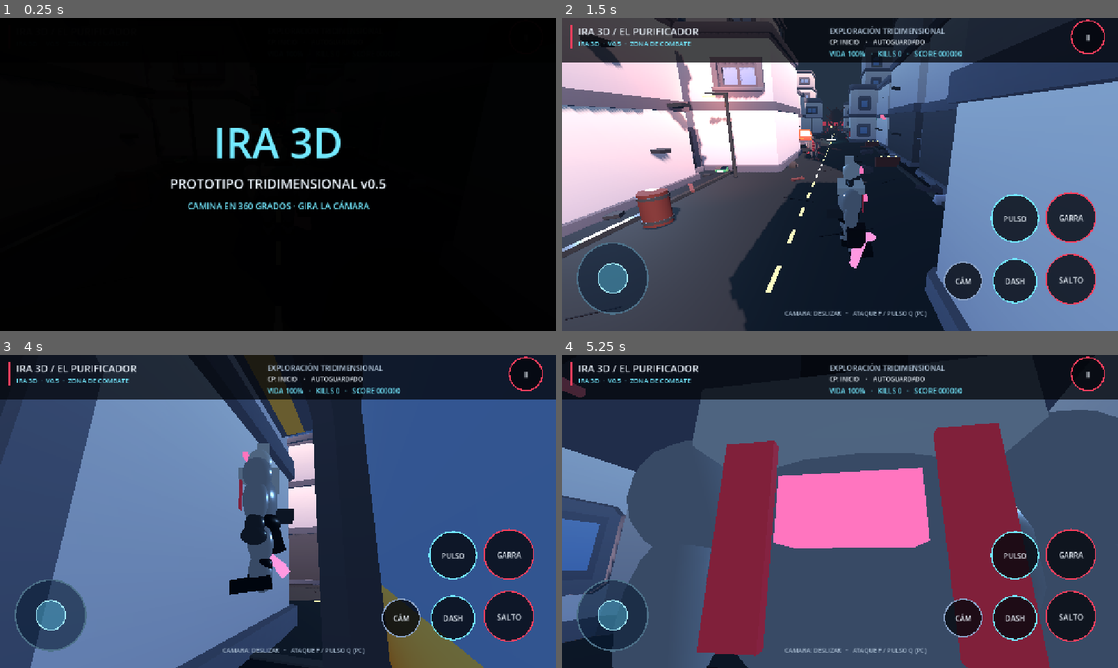
Above: before the commit, frames 1-4 (two rows, left to right).
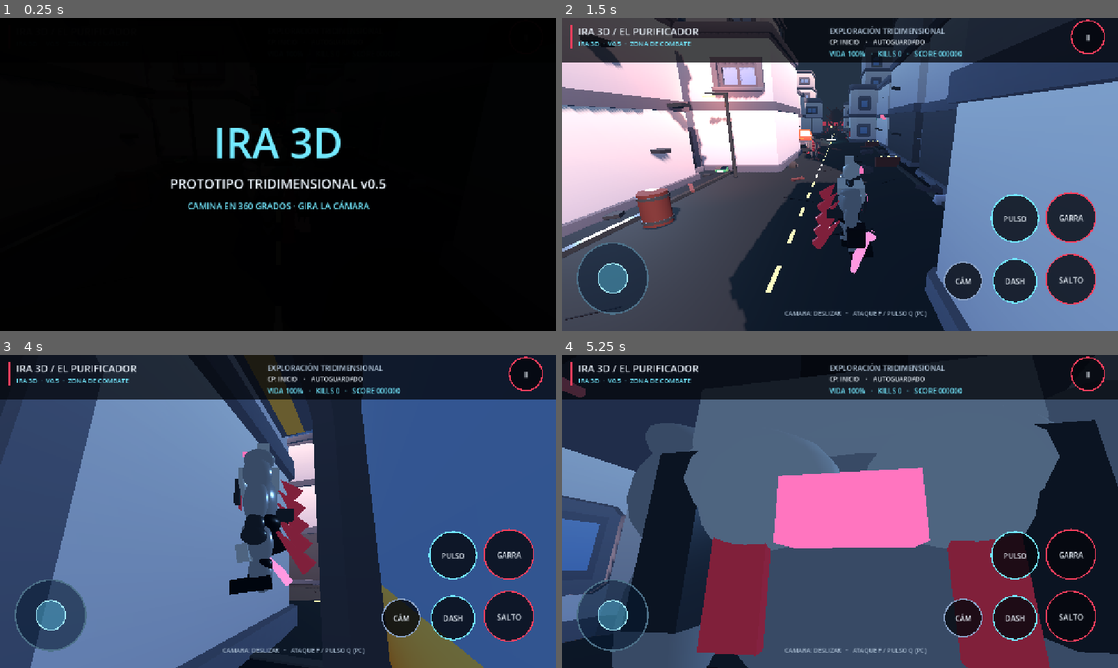
Above: after the commit, the same moments.

Repository: lsnoglos/Ira
Game: Godot game, scene res://scenes/main.tscn
The game is run twice, just before and just after one commit, with the same random seed, the same clock (stepped at 60 frames per second) and the same inputs.
Inputs (mouse positions are in pixels of both pictures, inside the frame that each line leads up to):
- Up to frame 1 (0.25 s): no input
- Up to frame 2 (1.5 s): tap Enter at 0.5 s; move the mouse to (962, 158) at 0.52 s; hold D 0.53-1.25 s; hold Shift 0.53-1.25 s; click (962, 158) at 0.67 s; tap Space at 0.77 s; drag from (728, 190) to (812, 237) at 1.27 s
- Up to frame 3 (4 s): move the mouse to (333, 442) at 2.02 s; hold D 2.03-2.75 s; hold Q 2.03-2.75 s; drag from (250, 574) to (111, 464) at 2.77 s; move the mouse to (444, 558) at 3.52 s; hold A from 3.53 s (still down); hold F from 3.53 s (still down); tap Space at 3.77 s
- Up to frame 4 (5.25 s): release A at 4.25 s; release F at 4.25 s; drag from (673, 464) to (756, 433) at 4.27 s; move the mouse to (867, 511) at 5.02 s; hold S from 5.03 s (still down); hold Shift from 5.03 s (still down); click (867, 511) at 5.17 s

The runs differ from the first frame. In frame 2, 0.6% of the frame differs, in the area x 45-57%, y 49-82%; in frame 3, 1.5%; in frame 4, 27%, in the area x 10-100%, y 14-96%.

Commit message:
art(3d): add layered chest plates, shoulder armor, shin plates and sharper biomechanical claws

Diff:
--- a/scripts/Hero.gd
+++ b/scripts/Hero.gd
@@ -65,6 +65,20 @@
     leg_r = _make_limb("LegRight", Vector3(0.28, 0.98, 0), silver, dark)
     arm_l = _make_arm("ArmLeft", -0.69, silver, graphite, false)
     arm_r = _make_arm("ArmClaw", 0.69, silver, graphite, true)
+    # Extra armor panels, collar and dorsal organic spines move with the character.
+    for side in [-1.0,1.0]:
+        var chest: MeshInstance3D = K.sphere(model,Vector3(0.50,0.35,0.23),Vector3(side*0.27,1.66,-0.30),white)
+        chest.rotation.z = side*0.18
+        var pauldron: MeshInstance3D = K.sphere(model,Vector3(0.45,0.22,0.50),Vector3(side*0.73,1.94,0.03),silver)
+        pauldron.rotation.z = side*0.30
+        K.box(model,Vector3(0.13,0.42,0.08),Vector3(side*0.43,1.52,-0.35),graphite)
+        K.sphere(model,Vector3(0.35,0.17,0.28),Vector3(side*0.30,0.91,-0.14),silver)
+        var knee: MeshInstance3D = K.box(model,Vector3(0.27,0.28,0.19),Vector3(side*0.28,0.52,-0.24),white)
+        knee.rotation.x = -0.18
+    for i in range(5):
+        var yy: float = 1.85-float(i)*0.29
+        var fin := K.cylinder(model,0.17,0.48+float(i)*0.16,Vector3(0.25,yy,0.54),red_dark,0.0)
+        fin.rotation.x = -0.72
     for i in range(3):
         K.box(model, Vector3(0.13, 0.22, 0.42), Vector3(0.07 + float(i)*0.12, 1.24, 0.40), graphite)
 
@@ -93,7 +107,7 @@
         K.box(joint, Vector3(0.35, 0.52, 0.44), Vector3(0.01, -0.98, -0.13), black)
         for blade in range(3):
             var xx: float = (float(blade)-1.0)*0.16
-            var spike := K.cylinder(joint, 0.11, 0.67 + blade * 0.12, Vector3(xx, -1.3, -0.25), red, 0.0)
+            var spike := K.cylinder(joint, 0.09, 0.90 + float(blade) * 0.17, Vector3(xx, -1.32, -0.31), red, 0.0)
             spike.rotation.x = -0.43
         claw_glow = K.sphere(joint, Vector3(0.39, 0.12, 0.39), Vector3(0, -1.03, -0.42), red)
     else:
